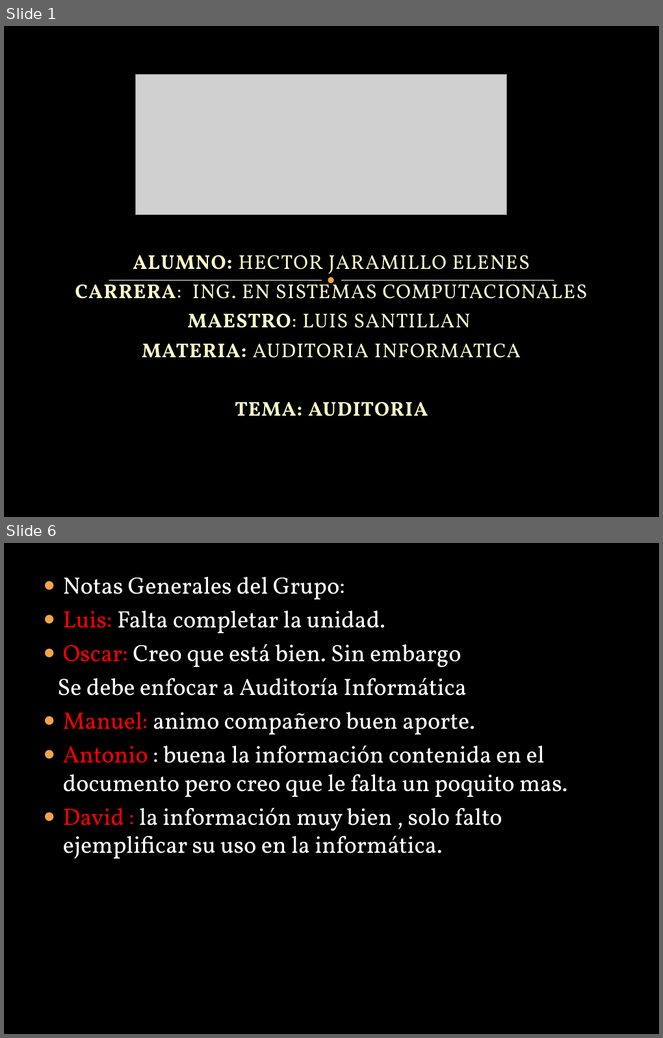
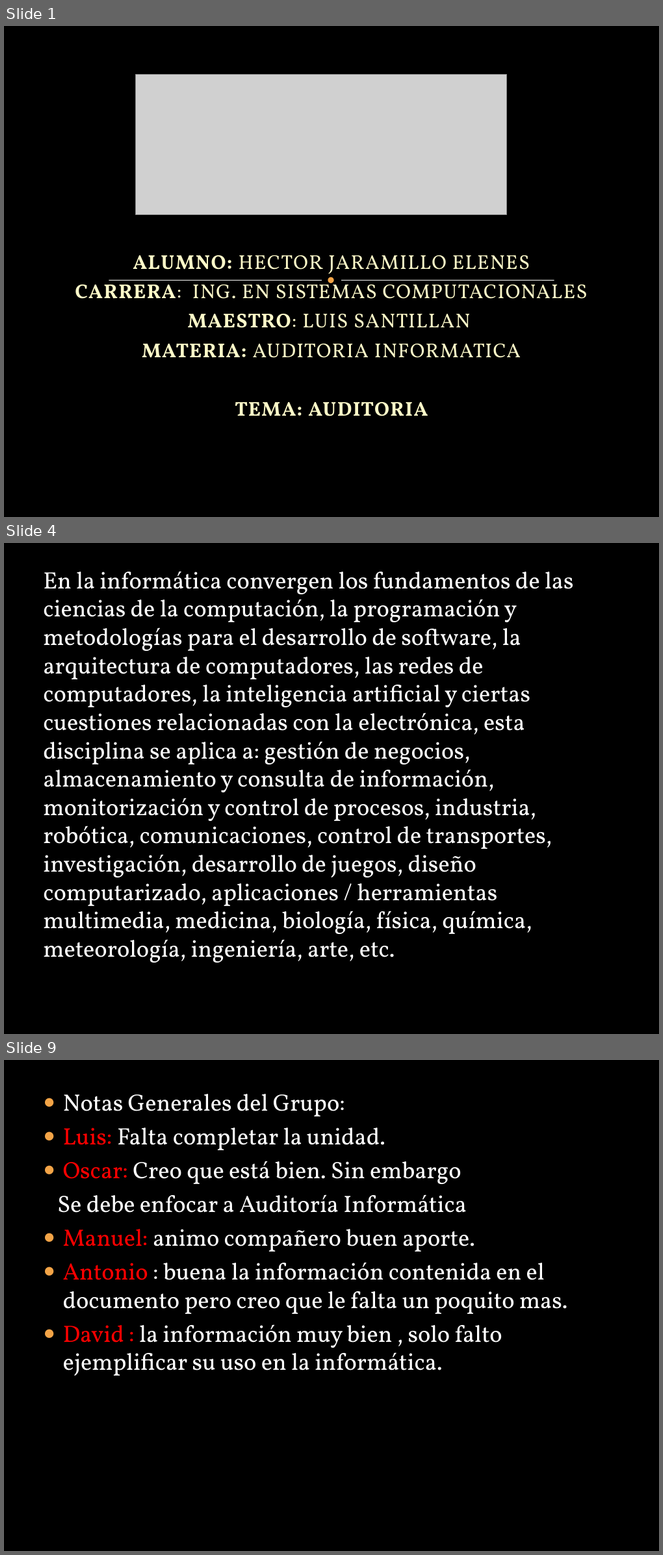
Before and after one commit to lc850/auditoria, a slide deck: HECTOR.pptx. Shown one above the other, each under a label of ours: slides 1 and 6 before the commit, slides 1, 4 and 9 after it; the slides between them are not shown. The pictures are 663x1038 and 663x1555 pixels, drawn with LibreOffice and Linux fonts; fonts in the diff are those of the drawing; grey boxes stand for pictures; background and template pictures are left out. Boxes give left, top, right and bottom in pixels: in the first picture for what was removed or moved away, otherwise in the second. Text is boxed around its words. In the diff, an @@ line names an element or a change of style, - is before the commit and + after.

```diff
--- a/HECTOR.pptx
+++ b/HECTOR.pptx
@@ slide 4 added at (x1=4, y1=543, x2=659, y2=1034), background picture (left out) @@
@@ text added at (x1=43, y1=571, x2=574, y2=963), 26 pt, text #FFFFFF @@
+En la informática convergen los fundamentos de las ciencias de la computación, la programación y metodologías para el desarrollo de software, la arquitectura de computadores, las redes de computadores, la inteligencia artificial y ciertas cuestiones relacionadas con la electrónica, esta disciplina se aplica a: gestión de negocios, almacenamiento y consulta de información, monitorización y control de procesos, industria, robótica, comunicaciones, control de transportes, investigación, desarrollo de juegos, diseño computarizado, aplicaciones / herramientas multimedia, medicina, biología, física, química, meteorología, ingeniería, arte, etc.
@@ what was slide 6 is now slide 9 @@
```
Also in this commit, not shown: 4 slides changed, 2 other slides added.
